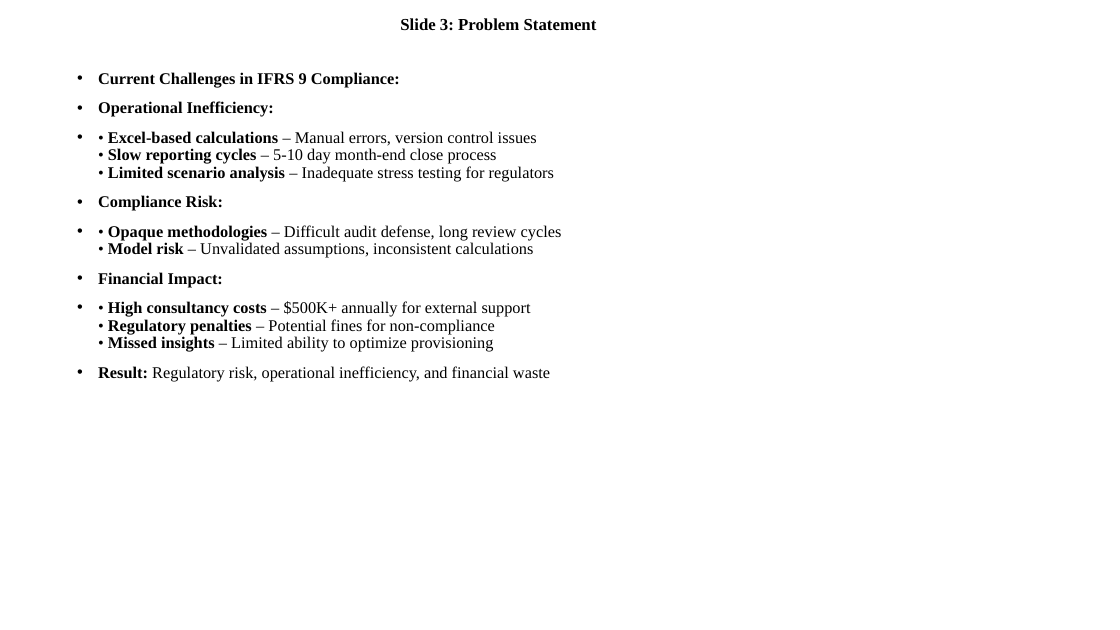
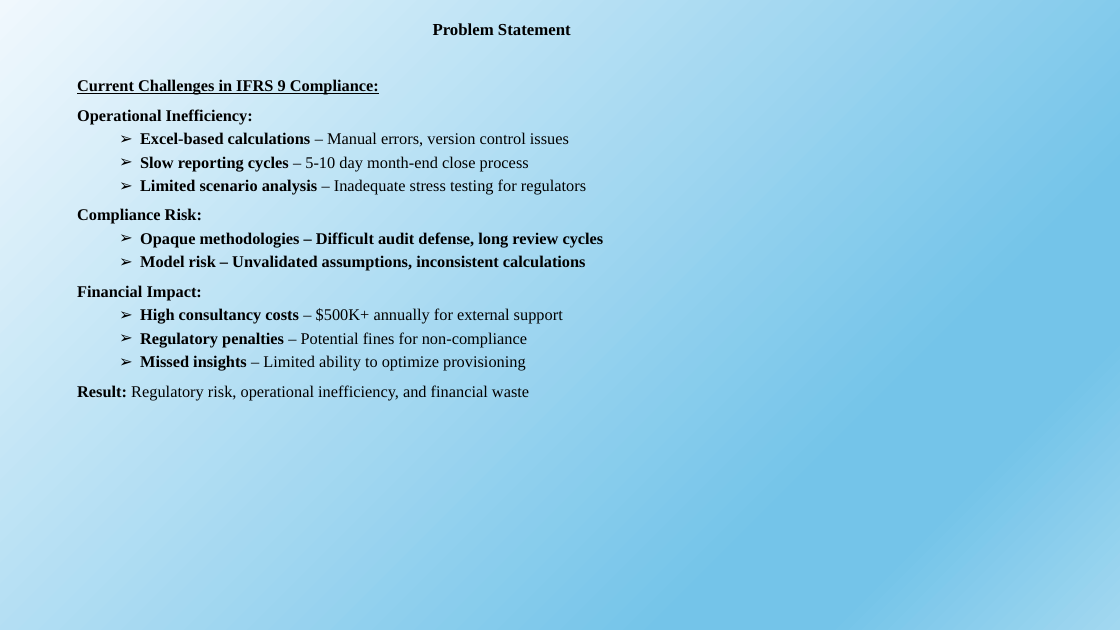
Before and after one commit to sampathkore4444/IFRS9-Engine, a slide deck: slide 3 of IFRS Engine.pptx. Drawn at 1120x630 pixels with LibreOffice and Linux fonts; fonts in the diff are those of the drawing. Boxes give left, top, right and bottom in pixels: in the first picture for what was removed or moved away, otherwise in the second. Text is boxed around its words. In the diff, an @@ line names an element or a change of style, - is before the commit and + after.

```diff
--- a/IFRS Engine.pptx
+++ b/IFRS Engine.pptx
@@ background #FFFFFF to gradient #F0F8FD to #74C4E9 to #A2D8F0 @@
@@ title at (433, 23, 571, 35): text changed @@
-Slide 3: Problem Statement
+Problem Statement
@@ text "Current Challenges in IFRS 9 ...": place and size @@
-text "Current Challenges in IFRS 9 ..." at (98, 72, 562, 382)
+text "Current Challenges in IFRS 9 ..." at (77, 79, 604, 400)
@@ text at (77, 79, 529, 400): underline on in "Current Challenges in IFRS 9 Compliance:"; bullet • to none @@
@@ text at (140, 132, 586, 195): text changed @@
-• • Excel-based calculations – Manual errors, version control issues
-  • Slow reporting cycles – 5-10 day month-end close process
-  • Limited scenario analysis – Inadequate stress testing for regulators
+  ➢ Excel-based calculations – Manual errors, version control issues
+  ➢ Slow reporting cycles – 5-10 day month-end close process
+  ➢ Limited scenario analysis – Inadequate stress testing for regulators
@@ text at (140, 232, 604, 271): text changed; bold on @@
-• • Opaque methodologies – Difficult audit defense, long review cycles
-  • Model risk – Unvalidated assumptions, inconsistent calculations
+  ➢ Opaque methodologies – Difficult audit defense, long review cycles
+  ➢ Model risk – Unvalidated assumptions, inconsistent calculations
@@ text at (140, 308, 563, 371): text changed @@
-• • High consultancy costs – $500K+ annually for external support
-  • Regulatory penalties – Potential fines for non-compliance
-  • Missed insights – Limited ability to optimize provisioning
+  ➢ High consultancy costs – $500K+ annually for external support
+  ➢ Regulatory penalties – Potential fines for non-compliance
+  ➢ Missed insights – Limited ability to optimize provisioning
```
Also in this commit, not shown: 11 other slides changed, 1 other file.
